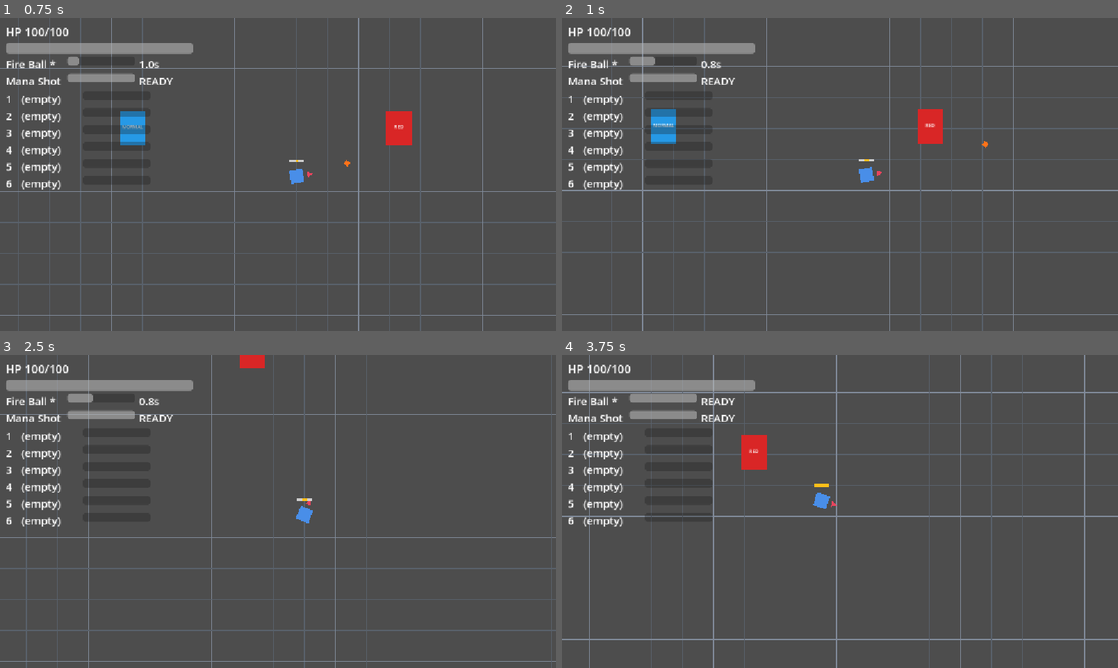
Above: before the commit, frames 1-4 (two rows, left to right).
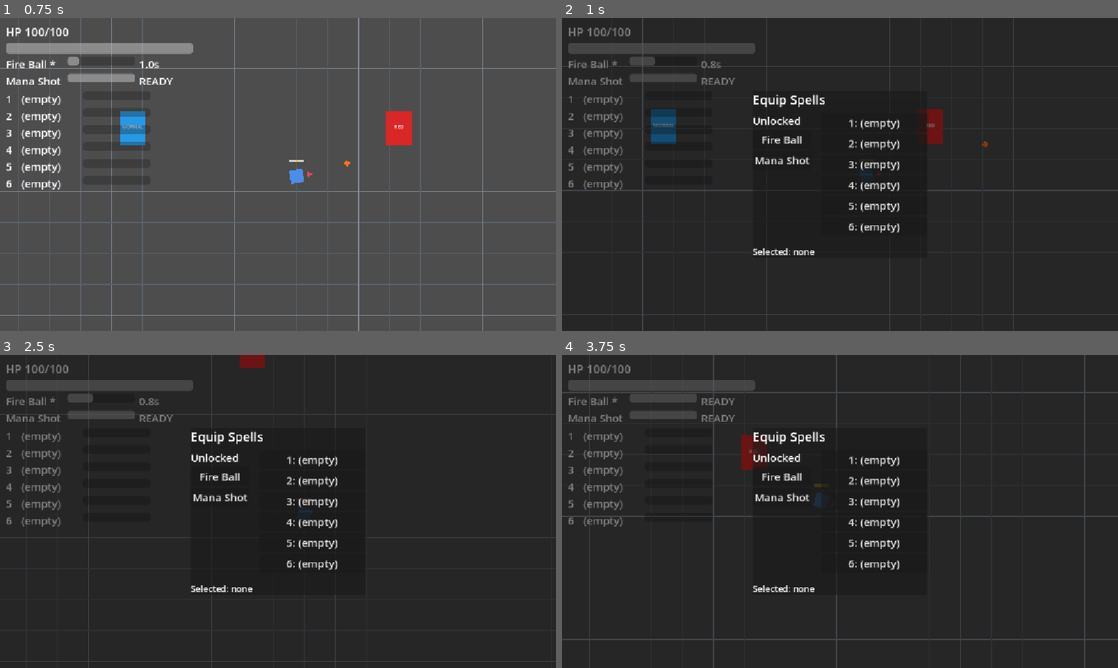
Above: after the commit, the same moments.

Repository: BestestGameStudio/gangU
Game: Godot game, scene res://scenes/main.tscn
Same seed, same stepped clock (60 frames per second), same inputs: the game is played once before the commit and once after it.
Inputs (mouse positions are in pixels of both pictures, inside the frame that each line leads up to):
- Up to frame 1 (0.75 s): move the mouse to (400, 158) at 0.52 s; hold D (move_right) from 0.53 s (still down); hold Space (cast) from 0.53 s (still down)
- Up to frame 2 (1 s): keep holding D (move_right); keep holding Space (cast); tap Tab (equip_panel, bound only after the commit) at 0.8 s
- Up to frame 3 (2.5 s): move the mouse to (166, 527) at 1.27 s; release D (move_right) at 1.28 s; release Space (cast) at 1.28 s; hold S (move_down) 1.28-2.03 s; tap Tab (equip_panel, bound only after the commit) at 1.35, 2.3 s; tap Space (cast) at 1.55 s; move the mouse to (333, 442) at 2.02 s; hold D (move_right) from 2.03 s (still down); hold Space (cast) from 2.03 s (still down)
- Up to frame 4 (3.75 s): move the mouse to (812, 574) at 2.77 s; release D (move_right) at 2.78 s; release Space (cast) at 2.78 s; hold W (move_up) 2.78-3.53 s; tap Tab (equip_panel, bound only after the commit) at 2.85 s; tap Space (cast) at 3.05 s; move the mouse to (1006, 558) at 3.52 s; hold A (move_left) from 3.53 s (still down); hold Tab (equip_panel, bound only after the commit) from 3.53 s (still down); tap 1 at 3.6 s

Frame 1 is identical in both runs. In frame 2, 100% of the frame differs, in the area x 0-100%, y 0-100%; in frame 3, 100%; in frame 4, 100%.

Commit message:
E: mount RewardPool (inert), SpellProgress, EquipPanel on Main (production wiring)
Added RewardPool and SpellProgress nodes with upgrades.

Diff:
--- a/scripts/main.gd
+++ b/scripts/main.gd
@@ -41,6 +41,31 @@
 	satchel.player_path = NodePath("../Player")
 	add_child(satchel)
 	rm.satchel = satchel
+	## (E) Reward/progression production mounts - same ONE-persistent-child
+	## pattern as ReviveSatchel. Per-run reset comes free from RunManager's
+	## full scene reload. INERT BY DESIGN until content lands:
+	## - RewardPool gets NO table (production loot contents/chances are an
+	##   open human choice; enemies also have no reward_table, so nothing
+	##   rolls and nothing drops).
+	## - SpellProgress wires the two Daniel-approved placeholder upgrade
+	##   paths (split/beam); their xp_threshold values are placeholder
+	##   content pending the same human config choice.
+	var pool := RewardPool.new()
+	pool.name = "RewardPool"
+	add_child(pool)
+	var progress := SpellProgress.new()
+	progress.name = "SpellProgress"
+	progress.caster_path = NodePath("../Player/SpellCaster")
+	progress.upgrades = [
+		load("res://resources/upgrades/fireball_split.tres"),
+		load("res://resources/upgrades/fireball_beam.tres"),
+	]
+	add_child(progress)
+	var panel: EquipPanel = preload("res://scenes/equip_panel.tscn").instantiate()
+	panel.name = "EquipPanel"
+	panel.player_path = NodePath("../Player")
+	panel.upgrader_path = NodePath("../SpellProgress")
+	add_child(panel)
 	_load_hub()
 
 var current_area: Node = null
